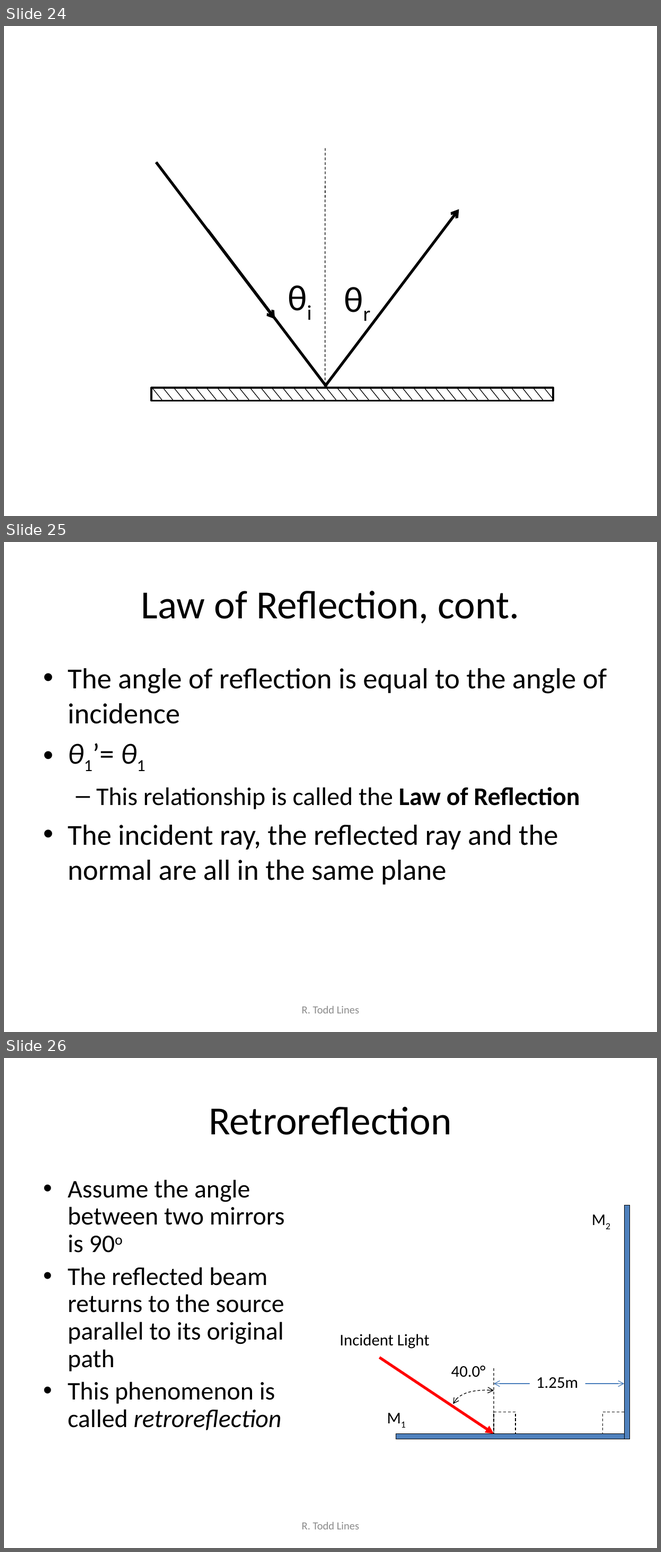
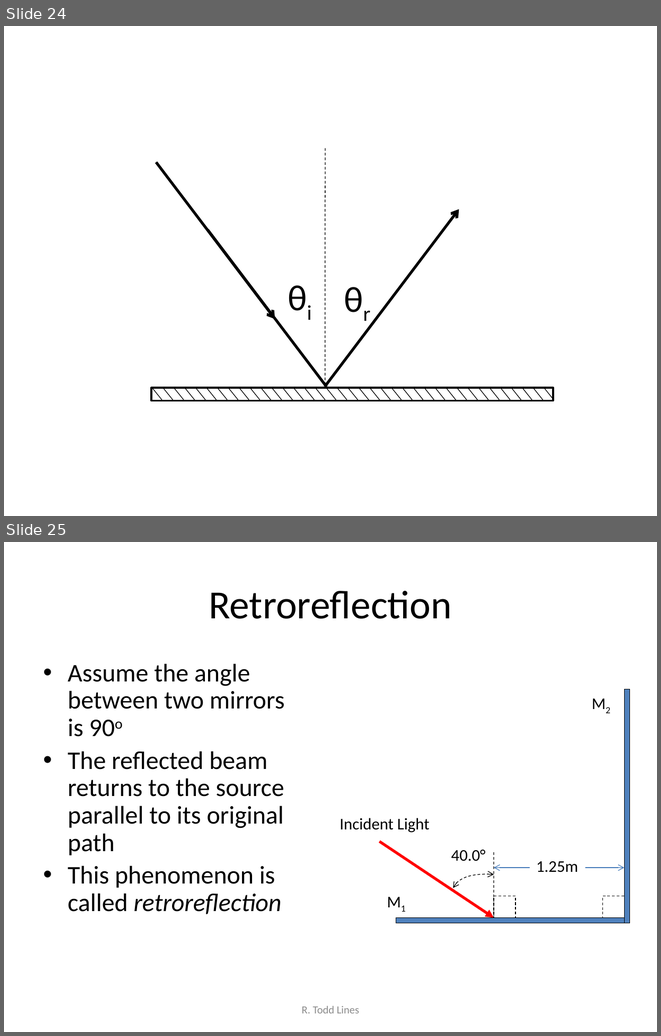
Before and after one commit to rtlines/PH223-Engineering-Physics, a slide deck: Slides/PH223_Lecture_13.pptx. Shown one above the other, each under a label of ours: slides 24, 25 and 26 before the commit, slides 24 and 25 after it. The pictures are 661x1552 and 661x1036 pixels, drawn with LibreOffice and Linux fonts; fonts in the diff are those of the drawing. Boxes give left, top, right and bottom in pixels: in the first picture for what was removed or moved away, otherwise in the second. Text is boxed around its words. In the diff, an @@ line names an element or a change of style, - is before the commit and + after.

```diff
--- a/Slides/PH223_Lecture_13.pptx
+++ b/Slides/PH223_Lecture_13.pptx
@@ slide 25 removed at <box>4,542,657,1032</box>, background #FFFFFF @@
@@ title removed at <box>141,591,519,624</box> @@
-Law of Reflection, cont.
@@ text removed at <box>68,668,607,884</box> @@
-• The angle of reflection is equal to the angle of incidence
-• θ1’= θ1
-  – This relationship is called the Law of Reflection
-• The incident ray, the reflected ray and the normal are all in the same plane
@@ text removed at <box>302,1006,359,1013</box> @@
-R. Todd Lines
@@ what was slide 26 is now slide 25 @@
```
Also in this commit, not shown: 1 slide changed, 6 other files.
